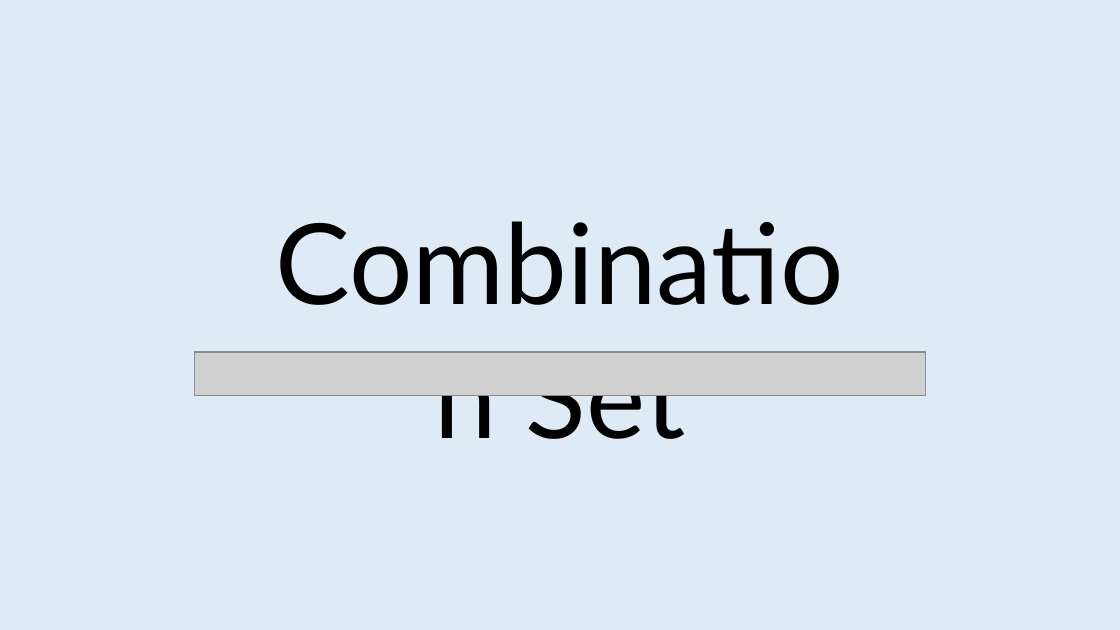
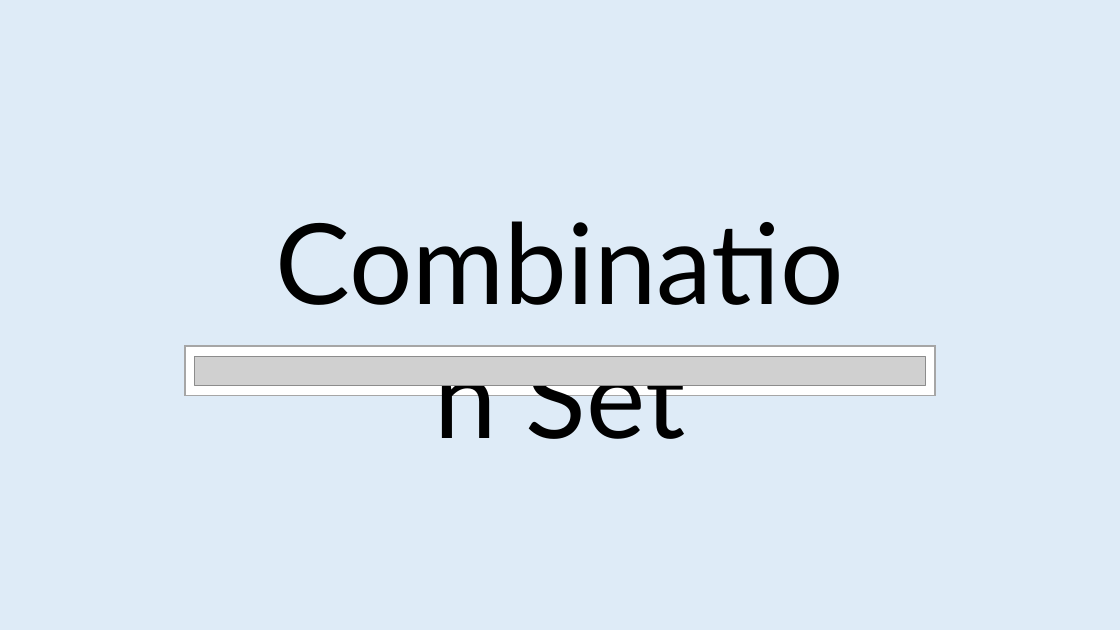
Before and after one commit to jeromerg/NCase, a slide deck: slide 19 of src/Documentation/Slides/Slides.pptx. Drawn at 1120x630 pixels with LibreOffice and Linux fonts; fonts in the diff are those of the drawing; grey boxes stand for pictures. Boxes give left, top, right and bottom in pixels: in the first picture for what was removed or moved away, otherwise in the second. Text is boxed around its words. In the diff, an @@ line names an element or a change of style, - is before the commit and + after.

```diff
--- a/src/Documentation/Slides/Slides.pptx
+++ b/src/Documentation/Slides/Slides.pptx
@@ rectangle added at bbox=[185, 346, 935, 395], fill #FFFFFF, outline #A6A6A6 1 pt @@
@@ picture: place and size @@
-picture at bbox=[195, 352, 926, 395]
+picture at bbox=[195, 356, 926, 385]
```
Also in this commit, not shown: 3 other slides changed, 6 other files.
